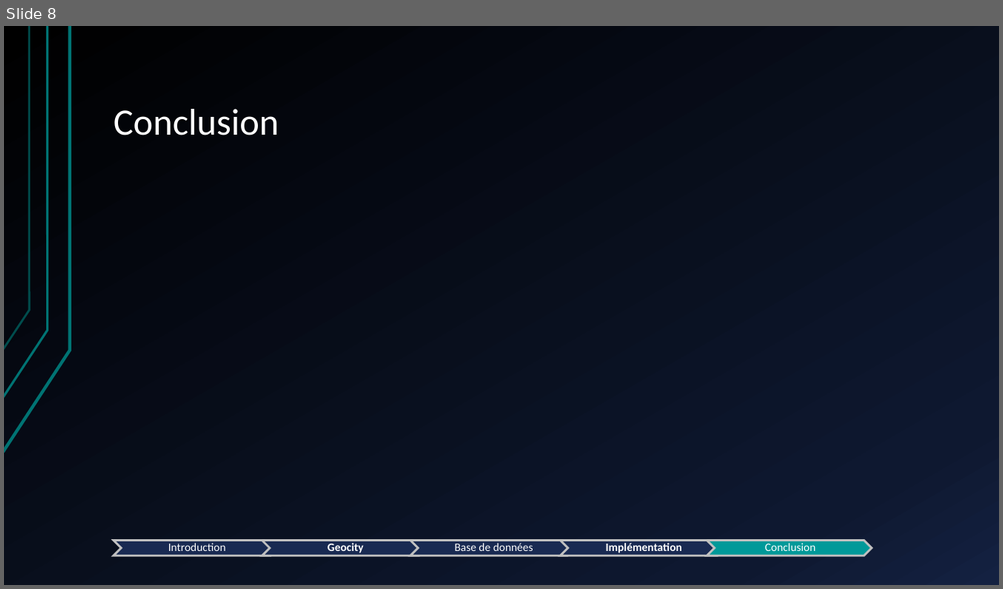
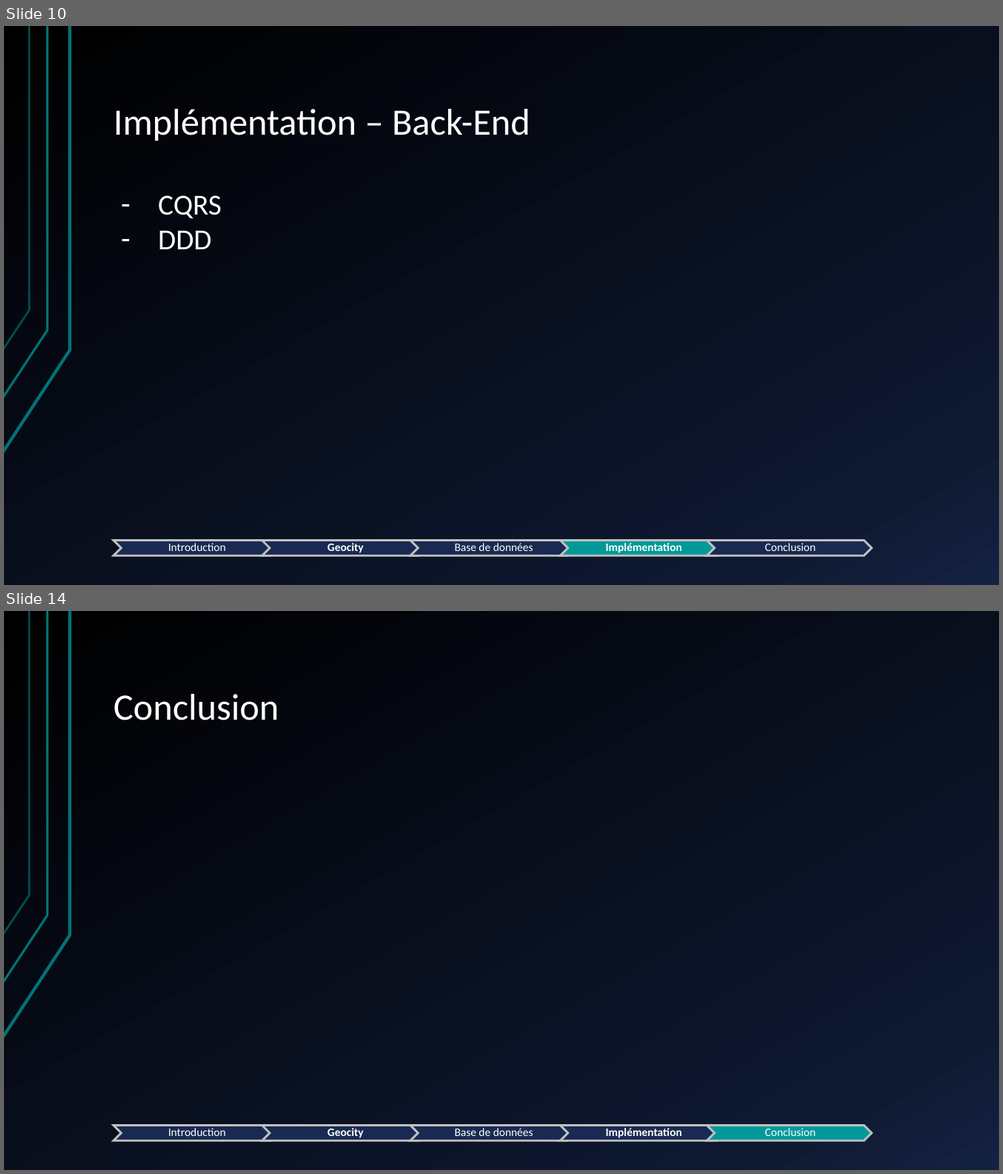
Before and after one commit to WilliamGordon/GeoCity, a slide deck: geocity.analysis/Presentation-TFE.pptx. Shown one above the other, each under a label of ours: slide 8 before the commit, slides 10 and 14 after it; the slides between them are not shown. The pictures are 1003x589 and 1003x1174 pixels, drawn with LibreOffice and Linux fonts; fonts in the diff are those of the drawing. Boxes give left, top, right and bottom in pixels: in the first picture for what was removed or moved away, otherwise in the second. Text is boxed around its words. In the diff, an @@ line names an element or a change of style, - is before the commit and + after.

```diff
--- a/geocity.analysis/Presentation-TFE.pptx
+++ b/geocity.analysis/Presentation-TFE.pptx
@@ slide 10 added at [4,26,999,585], background gradient #000000 to #0F1931 to #142242; not listed: 3 template elements that a slide beside it also shows @@
@@ title added at [114,109,530,141], 36 pt, text #FFFFFF @@
+Implémentation – Back-End
@@ text added at [158,195,222,249], 28 pt, text #FFFFFF @@
+– CQRS
+– DDD
@@ group added at [114,541,872,557]: 5 chevrons, 5 texts @@
+Introduction
+Geocity
+Base de données
+Implémentation
+Conclusion
@@ what was slide 8 is now slide 14 @@
```
Also in this commit, not shown: 4 slides changed, 5 other slides added, 13 other files.
